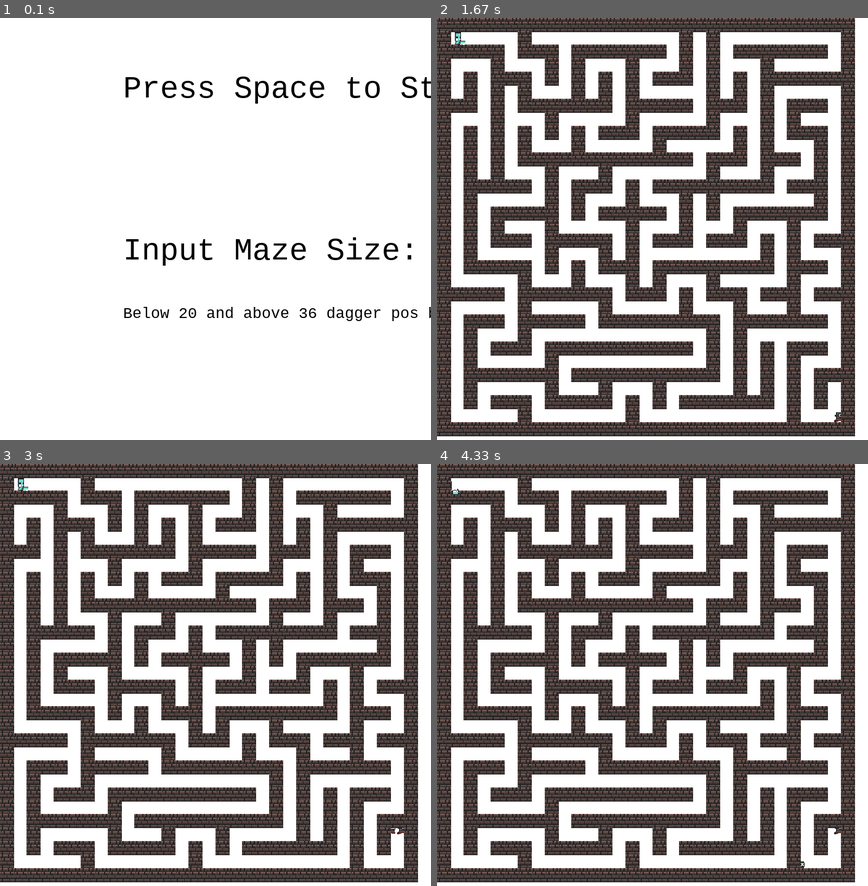
Above: before the commit, frames 1-4 (two rows, left to right).
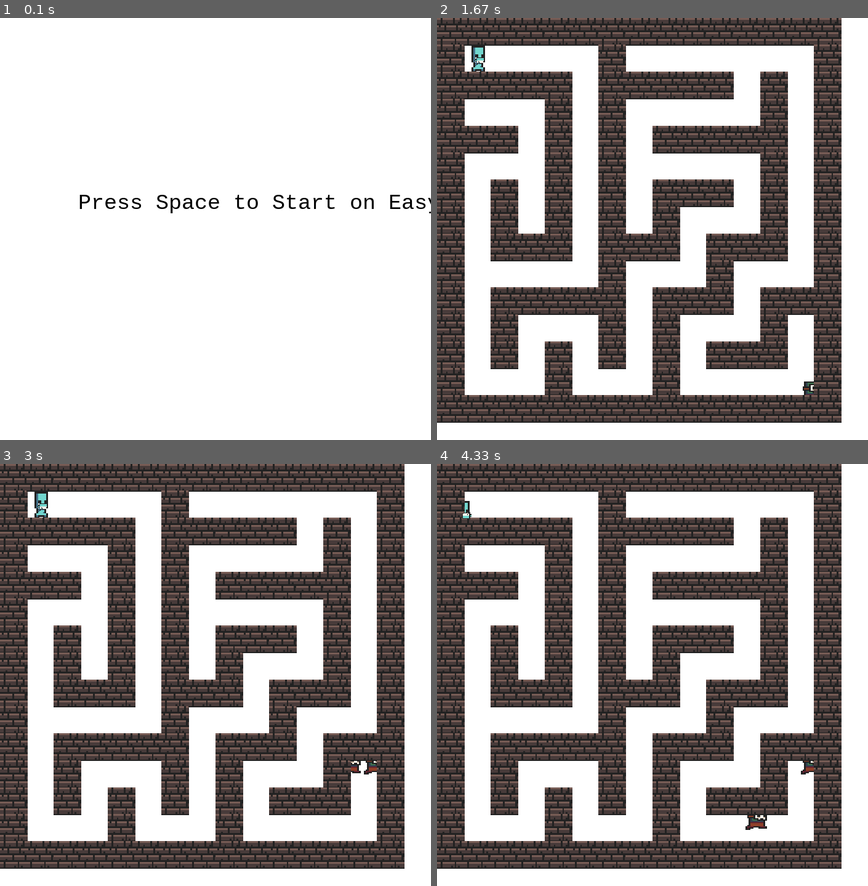
Above: after the commit, the same moments.

Repository: gorangor/112-Term-Project
Game: pygame game, started from pygamegame.py
Same seed, same stepped clock (60 frames per second), same inputs: the game is played once before the commit and once after it.
Inputs (mouse positions are in pixels of both pictures, inside the frame that each line leads up to):
- Up to frame 1 (0.1 s): no input
- Up to frame 2 (1.67 s): hold Space 0.33-0.8 s; hold D 0.33-0.8 s; move the mouse to (635, 254) at 0.37 s; tap P at 0.83 s
- Up to frame 3 (3 s): hold W 1.67-2.13 s; move the mouse to (81, 615) at 1.7 s; hold Space from 2.67 s (still down); hold A from 2.67 s (still down)
- Up to frame 4 (4.33 s): release Space at 3.2 s; release A at 3.2 s; hold A 3.23-3.77 s; hold Left 3.23-3.77 s; hold S 3.8-4.1 s; hold Down 3.8-4.1 s; hold A from 4.13 s (still down); hold Left from 4.13 s (still down)

The runs differ from the first frame. In frame 1, 3.3% of the frame differs, in the area x 18-100%, y 13-72%; in frame 2, 68%, in the area x 0-97%, y 0-100%; in frame 3, 68%; in frame 4, 68%.

Commit message:
Version 0.2

Diff:
--- a/Classes.py
+++ b/Classes.py
@@ -96,4 +96,5 @@
     def draw(self):
         screen.blit(self.image, (self.rect.x, self.rect.y))
 class PowerUp(pygame.sprite.Sprite):
-    pass
+    def __init__(self):
+        pass
--- a/pygamegame.py
+++ b/pygamegame.py
@@ -69,7 +69,7 @@
                     self.player2.clone()
                     self.player2.mode = "Cant Copy"
         #MODES
-        elif self.mode == "Start":
+        elif self.mode == "Adjust":
             if keyCode == pygame.K_RIGHT and 15 <= self.player.mS <= 63:
 
                 self.player.mS += 4
@@ -112,6 +112,32 @@
                 print((self.player2.rect.x, self.player2.rect.y))
                 print(self.maze.iS)
                 self.sword = Sword(self.player.rect.x, self.player.rect.y, self.player.iS)
+        elif self.mode == "Start":
+            if keyCode == pygame.K_SPACE:
+                # This is wholly unceccesary please edit starting on Classes
+                self.player.mS = 16
+                self.player.iS = round(1 / self.player.iS * 700) + 1
+                self.player.rect.x = round(1 / self.player.mS * 700) + 1
+                self.player.rect.y = round(1 / self.player.mS * 700) + 1
+                self.player2.mS = 16
+                self.player2.iS = round(1 / self.player.iS * 700) + 1
+                self.player2.rect.x = 630 - self.player.rect.x
+                self.player2.rect.y = 630 - self.player.rect.y
+                self.maze.mS = 16
+                self.maze.iS = round(1 / self.maze.mS * 700) + 1
+                self.maze.lst = maze(lstMaker(self.maze.mS - 1), self.maze.mS)
+                self.player.image = pygame.transform.scale(pygame.image.load(self.image),
+                                                           ((round(1 / self.player.mS * 700) - 1,
+                                                             round(1 / self.player.mS * 700) - 1)))
+                self.player2.image = pygame.transform.scale(pygame.image.load(self.image2),
+                                                            ((round(1 / self.player.mS * 700) - 1,
+                                                              round(1 / self.player.mS * 700) - 1)))
+                self.maze.image = pygame.transform.scale(pygame.image.load("wall_mid.png"),
+                                                         (self.maze.iS, self.maze.iS))
+                self.mode = "Play"
+                self.sword = Sword(self.player.rect.x, self.player.rect.y, self.player.iS)
+            elif keyCode == pygame.K_a:
+                self.mode = "Adjust"
             pass
 
     def keyReleased(self, keyCode, modifier):
@@ -145,7 +171,6 @@
                 self.player2.rect.y = self.player2.oldY
             if locations[0] - self.maze.iS/2 <= self.sword.rect.x <= locations[0] + self.maze.iS/2 and \
                     locations[1] - self.maze.iS/2 <= self.sword.rect.y <= locations[1] + self.maze.iS/2 and self.sword.mode == "Thrown":
-                print(69)
                 self.count += 50
                 self.sword.speedX = 0
                 self.sword.speedY = 0
@@ -203,15 +228,24 @@
                 self.player.draw()
             if self.player2.health > 0:
                 self.player2.draw()
+            else:
+                self.mode = "Win"
             self.maze.draw()
             self.sword.draw()
-        elif self.mode == "Start":
+        elif self.mode == "Adjust":
             begin = pygame.font.SysFont("monospace", 50).render("Press Space to Start", 1, (0, 0, 0))
             screen.blit(begin, (self.width/3.5, self.height/8))
             maze_Size = pygame.font.SysFont("monospace", 50).render("Input Maze Size: " + str(self.player.mS), 1, (0, 0, 0))
             warning = pygame.font.SysFont("monospace", 25).render("Below 20 and above 36 dagger pos bad", 1, (0, 0, 0)) #pls remove later
             screen.blit(warning, (self.width/3.5, self.height/1.5)) #lol gotta fix
             screen.blit(maze_Size, (self.width/3.5, self.height/2))
+        elif self.mode == "Start":
+            initial = pygame.font.SysFont("monospace", 35).render("Press Space to Start on Easy or A to adjust", 1, (0, 0, 0))
+            screen.blit(initial, (self.width / 5.5, self.height / 2.5))
+        elif self.mode == "Win":
+            win = pygame.font.SysFont("monospace", 55).render("Player 1 Wins", 1,
+                                                                  (0, 0, 0))
+            screen.blit(win, (self.width / 3, self.height / 2.5))
 
 
 
